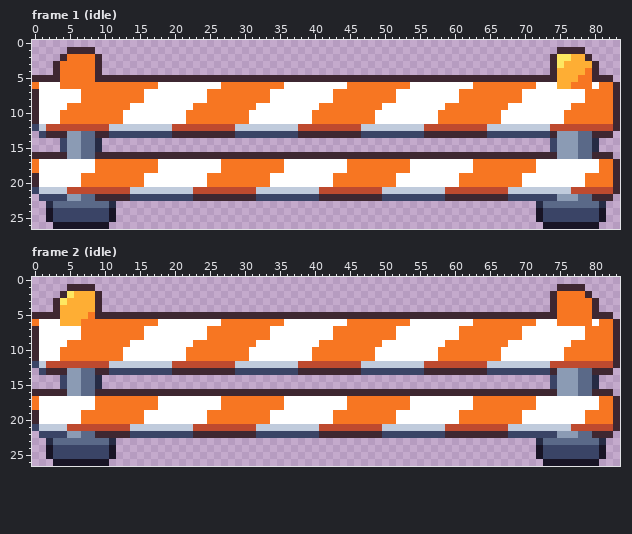
Pixel-art file, stored at art/depths/barrier-2@75.aseprite. The first picture shows the starting point.
84x27 pixels, 2 frames. Shown: frame 1 (idle), frame 2 (idle).
The same view after the edit:
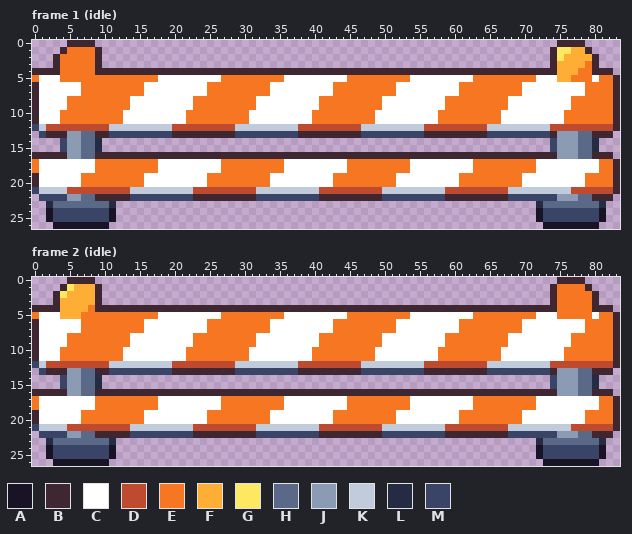
Palette (. is transparent): A #181425  B #3e2731  C #ffffff  D #be4a2f  E #f77622  F #feae34  G #fee761  H #5a6988  J #8b9bb4  K #c0cbdc  L #262b44  M #3a4466
Changes in this commit:
Frame 1 (idle):
The author put colour B in row 0 at x 5 to 8 and 75 to 78; in row 1 at x 4, 9, 74 and 79; in row 2 at x 3 and 80; in row 4 at x 0 to 2, 10 to 73 and 81 to 82; in row 5 at x 83.
Colour E becomes colour B in row 6 at x 0.
Colour B becomes colour C in row 5 at x 1 to 3, 18 to 26, 36 to 44, 54 to 62, 72 to 74 and 80.
Colour E becomes colour C in row 6 at x 4 to 6, 16 to 17, 34 to 35, 52 to 53, 70 to 71 and 77 to 78; in row 8 at x 14 to 15, 32 to 33, 50 to 51 and 68 to 69.
Colour F becomes colour C in row 6 at x 75 to 76.
Colour B becomes colour E in row 1 at x 5 to 8; in row 2 at x 4; in row 5 at x 0, 9 to 17, 27 to 35, 45 to 53, 63 to 71 and 81 to 82.
Colour C becomes colour E in row 6 at x 25 to 26, 43 to 44, 61 to 62 and 80; in row 8 at x 5 to 6, 23 to 24, 41 to 42, 59 to 60 and 77 to 78.
Colour F becomes colour E in row 3 at x 79; in row 4 at x 78; in row 5 at x 77.
Colour B becomes colour F in row 1 at x 77 to 78; in row 2 at x 79.
Colour G becomes colour F in row 2 at x 76; in row 3 at x 75.
Colour B becomes colour G in row 1 at x 75 to 76.
Frame 2 (idle):
The author put colour B in row 0 at x 5 to 8 and 75 to 78; in row 1 at x 4, 9, 74 and 79; in row 2 at x 3 and 80; in row 4 at x 0 to 2, 10 to 73 and 81 to 82; in row 5 at x 83.
Colour E becomes colour B in row 6 at x 0.
Colour B becomes colour C in row 5 at x 1 to 3, 18 to 26, 36 to 44, 54 to 62, 72 to 74 and 80.
Colour E becomes colour C in row 6 at x 16 to 17, 34 to 35, 52 to 53, 70 to 71 and 75 to 78; in row 8 at x 14 to 15, 32 to 33, 50 to 51 and 68 to 69.
Colour F becomes colour C in row 6 at x 4 to 6.
Colour B becomes colour E in row 1 at x 75 to 78; in row 2 at x 79; in row 5 at x 0, 9 to 17, 27 to 35, 45 to 53, 63 to 71 and 81 to 82.
Colour C becomes colour E in row 6 at x 25 to 26, 43 to 44, 61 to 62 and 80; in row 8 at x 5 to 6, 23 to 24, 41 to 42, 59 to 60 and 77 to 78.
Colour F becomes colour E in row 4 at x 8; in row 5 at x 7.
Colour B becomes colour F in row 1 at x 6 to 8.
Colour G becomes colour F in row 2 at x 5; in row 3 at x 4.
Colour B becomes colour G in row 1 at x 5; in row 2 at x 4.
Pixel boxes of the changes (left, top, right, bottom) in both pictures:
changed: (32, 40, 620, 103)
changed: (32, 277, 620, 340)
